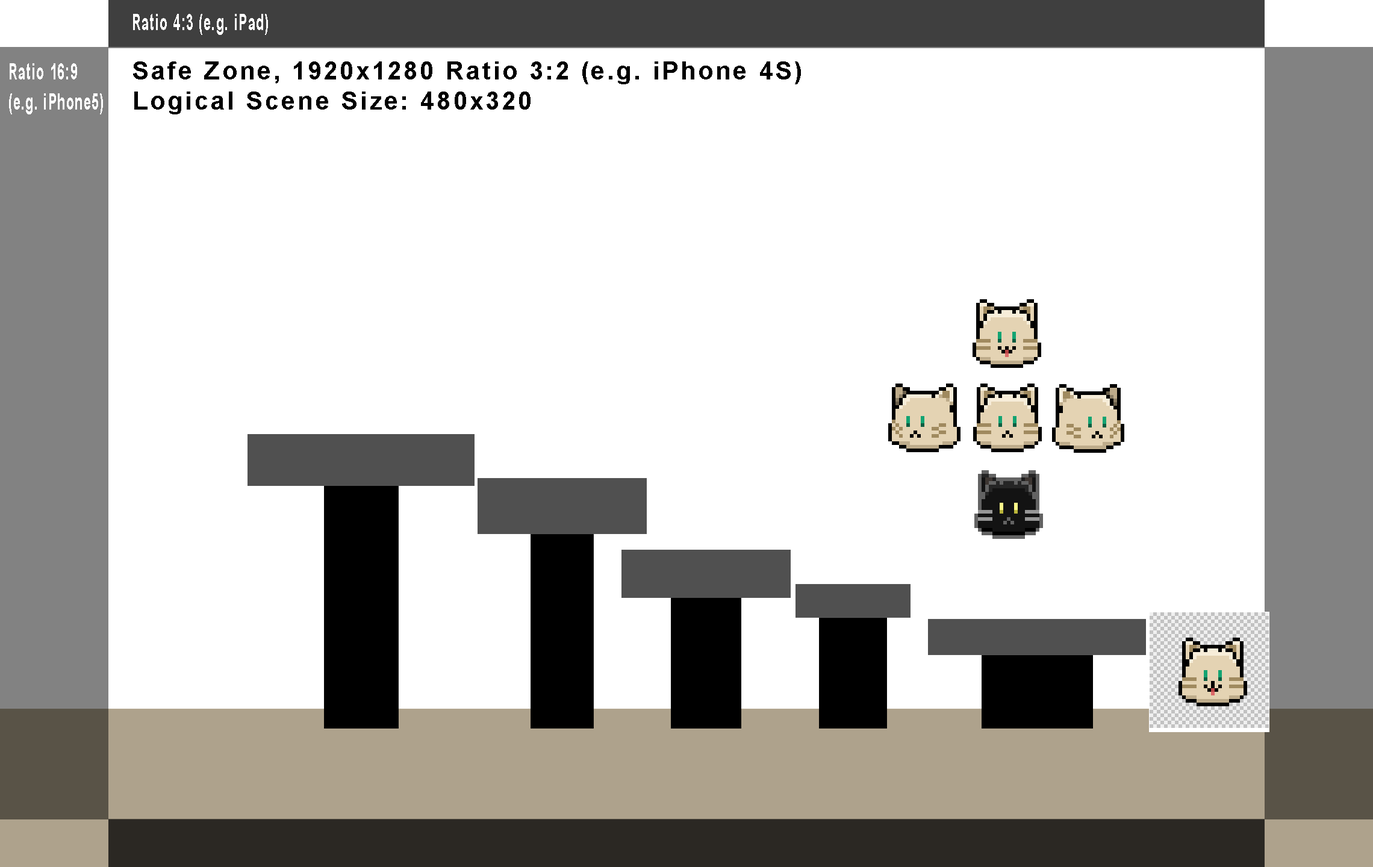
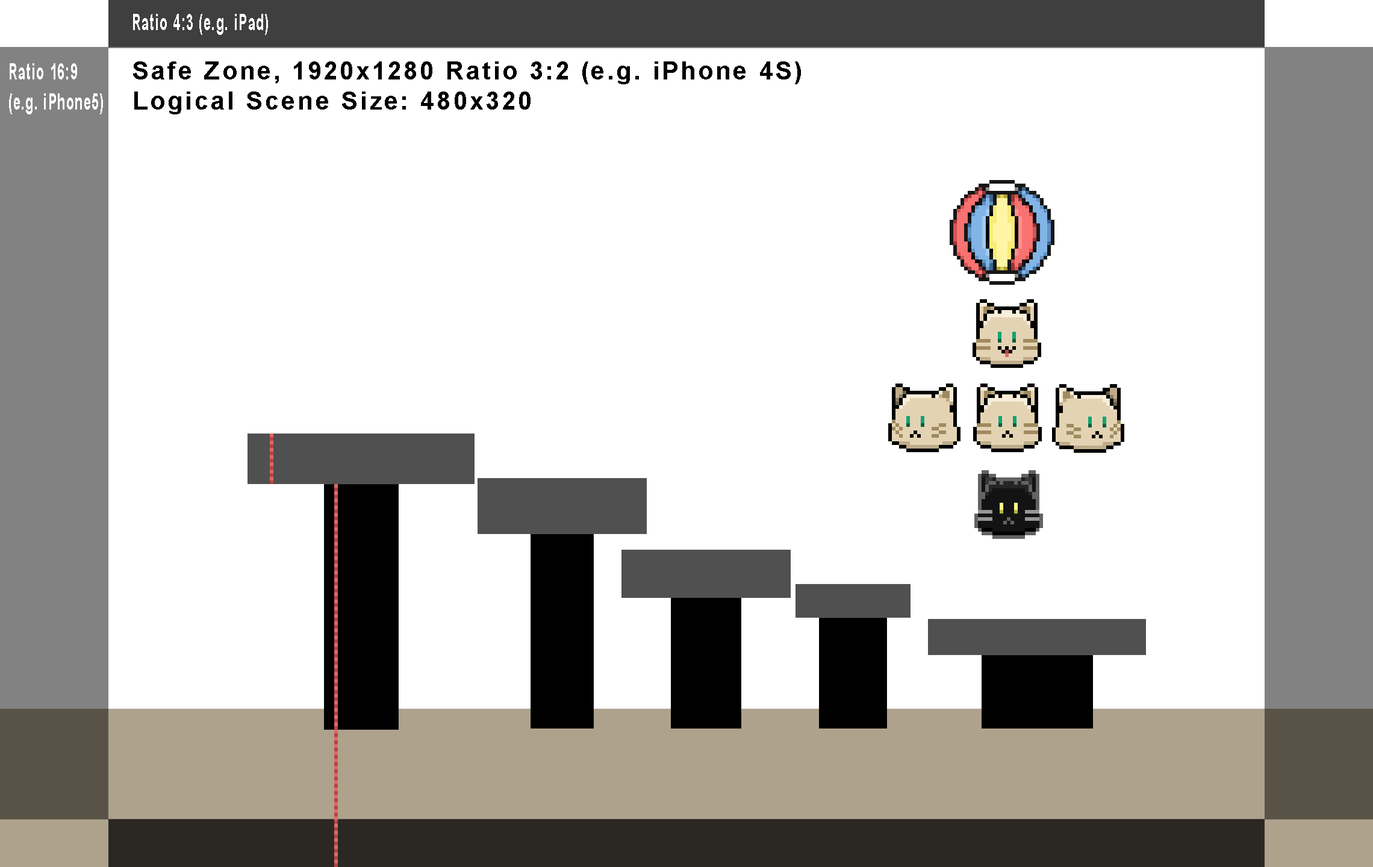
The second (1373, 867) image is a revision of the first. Changes to its layers:
added layer "Layer 14 copy 7" in group "Platform1" over left=269, top=433, right=338, bottom=867
painted on "Layer 5" over left=247, top=433, right=475, bottom=487
painted on "Layer 4" over left=324, top=484, right=399, bottom=731
renamed "Rectangle 1" to "Ball", painted on it over left=949, top=180, right=1270, bottom=733
